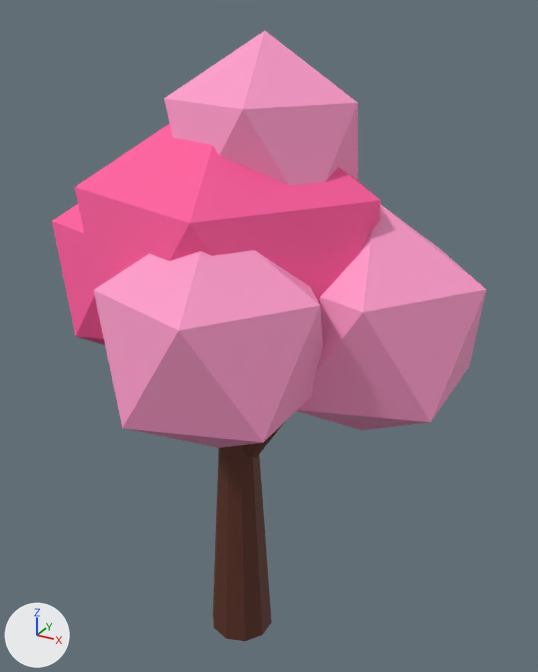
The glTF model site/public/models/tree.glb, before and after one commit.
Both versions are drawn from a 50 mm lens placed at (1.39, -2.27, 2.6), pointed at (0.08, 0.12, 1.4). Lighting does not change. The marker at lower left points along +X, +Y and +Z. The first picture is the older version.

The scene before the commit, as lines of its bpy script (objects in view):
```python
mat_bloom = principled_material('bloom')
mat_bloom.base_color = (1.0, 0.105, 0.342)  # pink #ff5b9e
mat_bloom.roughness = 0.7
mat_bloom_light = principled_material('bloom_light')
mat_bloom_light.base_color = (1.0, 0.332, 0.597)  # pink #ff9ccb
mat_bloom_light.roughness = 0.7
me_cone = bpy.data.meshes.new('Cone')
me_cone.from_pydata(...)  # 52 vertices, 92 faces; spans x -0.42..0.45, y -0.14..0.22, z 0.0..1.54
me_cone.materials.append(mat_bark)  # brown #5a2d1e
me_icosphere = bpy.data.meshes.new('Icosphere')
me_icosphere.from_pydata(...)  # an icosphere of 20 faces spanning x -0.55..0.55, y -0.53..0.53, z 1.13..2.37, material slot 0; an icosphere of 20 faces spanning x -0.89..-0.07, y -0.24..0.54, z 1.14..2.06, material slot 0; an icosphere of 20 faces spanning x -0.46..0.26, y 0.08..0.76, z 1.22..2.02, material slot 0; an icosphere of 20 faces spanning x 0.1..0.9, y -0.28..0.48, z 1.1..2.0, material slot 1; an icosphere of 20 faces spanning x -0.23..0.53, y -0.74..-0.02, z 1.18..2.02, material slot 1; an icosphere of 20 faces spanning x -0.24..0.44, y -0.27..0.37, z 1.77..2.53, material slot 1
me_icosphere.materials.append(mat_bloom)  # pink #ff5b9e
me_icosphere.materials.append(mat_bloom_light)  # pink #ff9ccb
ob_treecanopy = bpy.data.objects.new('TreeCanopy', me_icosphere)
ob_treecanopy.location = (0.0, 0.0, 0.0)
ob_treetrunk = bpy.data.objects.new('TreeTrunk', me_cone)
ob_treetrunk.location = (0.0, 0.0, 0.0)
```
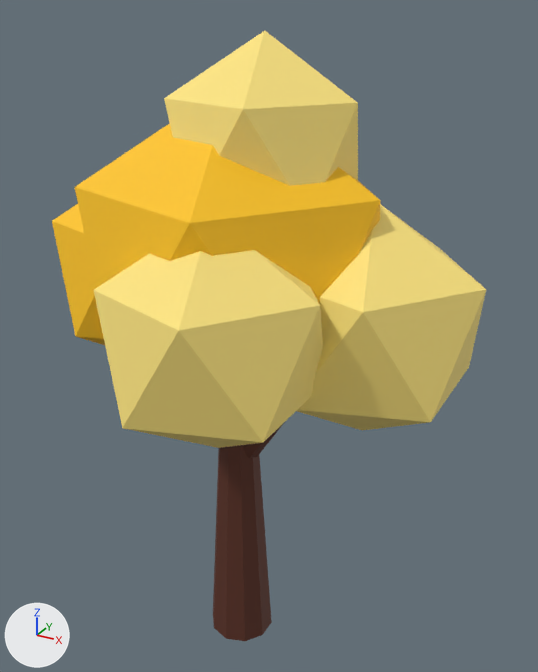
Pixel boxes (x1, y1, x2, y2) of what changed, in the pictures (538 x 672 px):
'TreeCanopy', recoloured (pink to yellow)
    both: (52, 31, 486, 448)

What changed in the scene script:
```text
Change mat_bloom:
    mat_bloom.base_color: (1.0, 0.105, 0.342) -> (1.0, 0.565, 0.0103)  # pink #ff5b9e -> yellow #ffc61a
Change mat_bloom_light:
    mat_bloom_light.base_color: (1.0, 0.332, 0.597) -> (1.0, 0.791, 0.216)  # pink #ff9ccb -> yellow #ffe680
```
